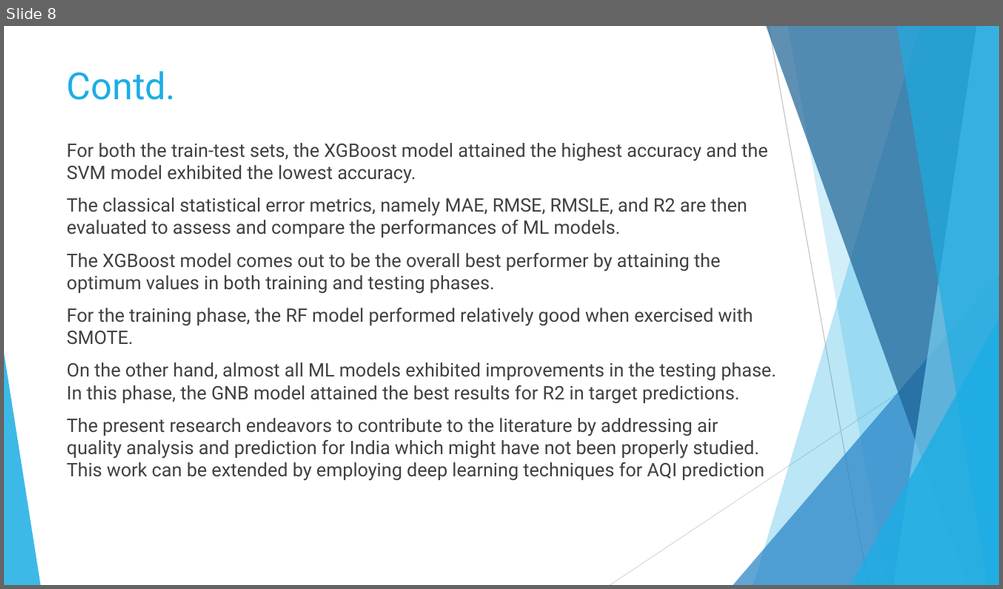
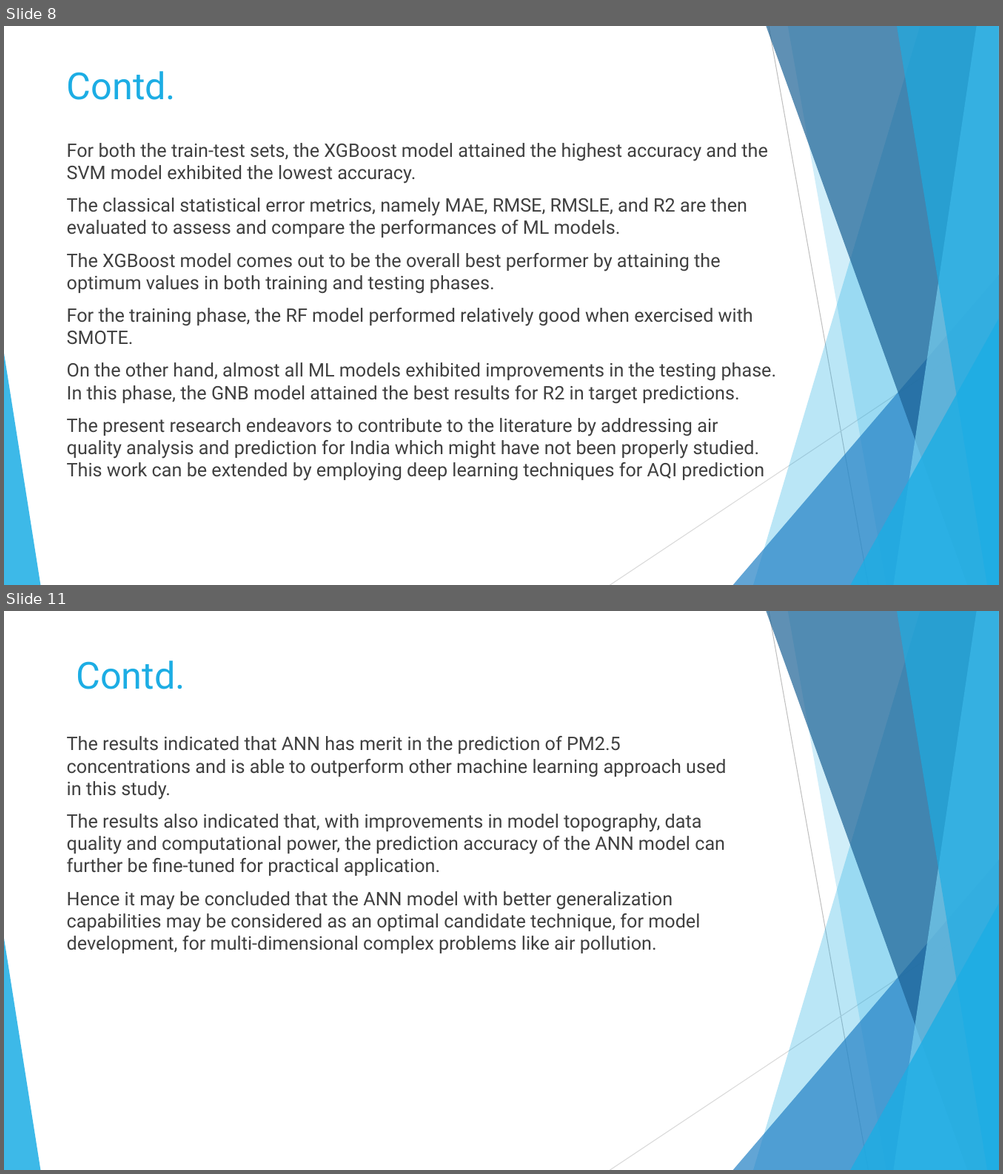
Before and after one commit to yvandana12/MachineLearning_Project, a slide deck: MACHINE LEARNING.pptx. Shown one above the other, each under a label of ours: slide 8 before the commit, slides 8 and 11 after it; the slides between them are not shown. The pictures are 1003x589 and 1003x1174 pixels, drawn with LibreOffice and Linux fonts; fonts in the diff are those of the drawing. Boxes give left, top, right and bottom in pixels: in the first picture for what was removed or moved away, otherwise in the second. Text is boxed around its words. In the diff, an @@ line names an element or a change of style, - is before the commit and + after.

```diff
--- a/MACHINE LEARNING.pptx
+++ b/MACHINE LEARNING.pptx
@@ slide 11 added at <box>4,611,999,1170</box>, background #FFFFFF; not listed: 10 template elements that a slide beside it also shows @@
@@ title added at <box>76,661,185,689</box>, 36 pt, text #1CADE4 @@
+Contd.
@@ text added at <box>67,736,726,954</box>, 18 pt, text #404040 @@
+The results indicated that ANN has merit in the prediction of PM2.5 concentrations and is able to outperform other machine learning approach used in this study.
+The results also indicated that, with improvements in model topography, data quality and computational power, the prediction accuracy of the ANN model can further be fine-tuned for practical application.
+Hence it may be concluded that the ANN model with better generalization capabilities may be considered as an optimal candidate technique, for model development, for multi-dimensional complex problems like air pollution.
```
Also in this commit, not shown: 4 slides changed, 1 other slide added.
